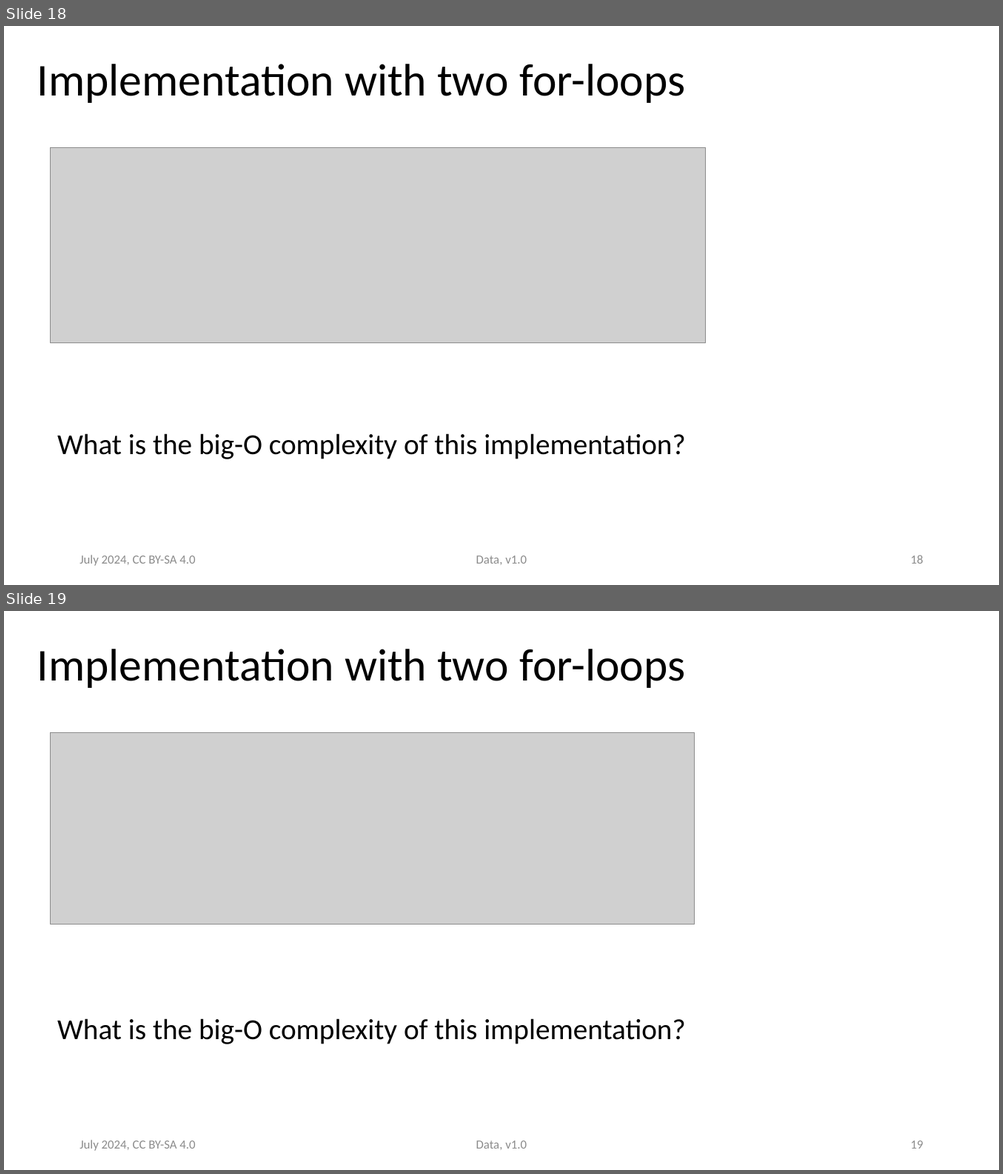
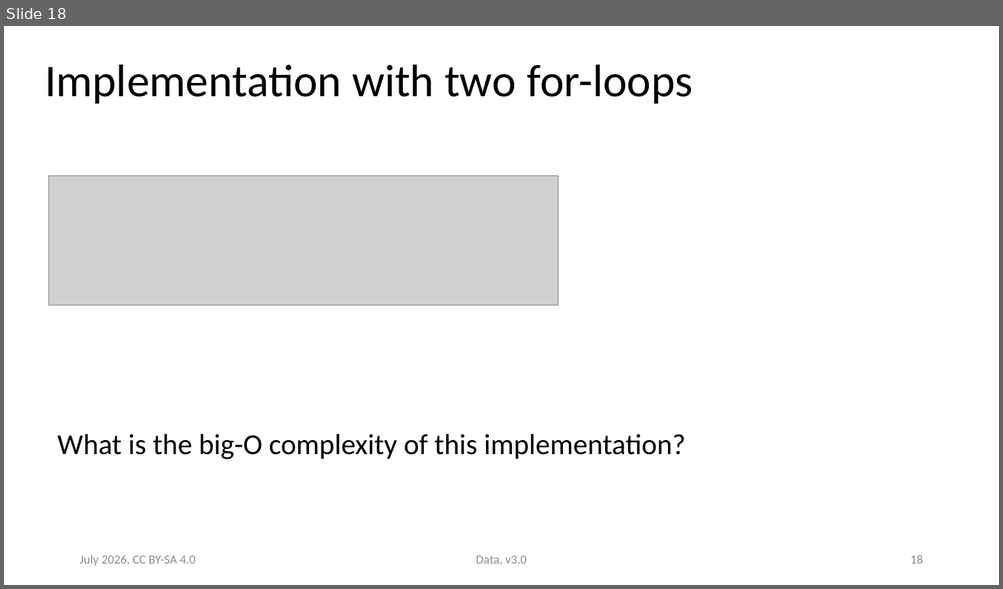
Before and after one commit to ASPP/data_class, a slide deck: data.pptx. Shown one above the other, each under a label of ours: slides 18 and 19 before the commit, slide 18 after it. The pictures are 1003x1174 and 1003x589 pixels, drawn with LibreOffice and Linux fonts; fonts in the diff are those of the drawing; grey boxes stand for pictures. Boxes give left, top, right and bottom in pixels: in the first picture for what was removed or moved away, otherwise in the second. Text is boxed around its words. In the diff, an @@ line names an element or a change of style, - is before the commit and + after.

Commit message:
One pass through the data slides

```diff
--- a/data.pptx
+++ b/data.pptx
@@ slide 19 removed at box(4, 611, 999, 1170), background #FFFFFF @@
@@ title removed at box(37, 649, 686, 688) @@
-Implementation with two for-loops
@@ picture removed at box(51, 733, 694, 925) @@
@@ text removed at box(57, 1019, 685, 1045) @@
-What is the big-O complexity of this implementation?
@@ text removed at box(79, 1140, 195, 1151) @@
-July 2024, CC BY-SA 4.0
@@ text removed at box(476, 1141, 526, 1150) @@
-Data, v1.0
@@ page number removed at box(910, 1141, 923, 1149) @@
-19
@@ slide 18 changed as well @@
@@ title "Implementation with two for-loops": place and size @@
-title "Implementation with two for-loops" at box(37, 64, 686, 103)
+title "Implementation with two for-loops" at box(45, 64, 693, 104)
@@ picture: place and size @@
-picture at box(51, 148, 706, 343)
+picture at box(48, 176, 558, 306)
@@ text at box(79, 555, 196, 566): text changed; text colour #8B8B8B to #8C8C8C @@
-July 2024, CC BY-SA 4.0
+July 2026, CC BY-SA 4.0
@@ text at box(476, 556, 526, 565): text changed; text colour #8B8B8B to #8C8C8C @@
-Data, v1.0
+Data, v3.0
```
Also in this commit, not shown: 30 other slides changed, 1 slide added, 1 other slide removed.
